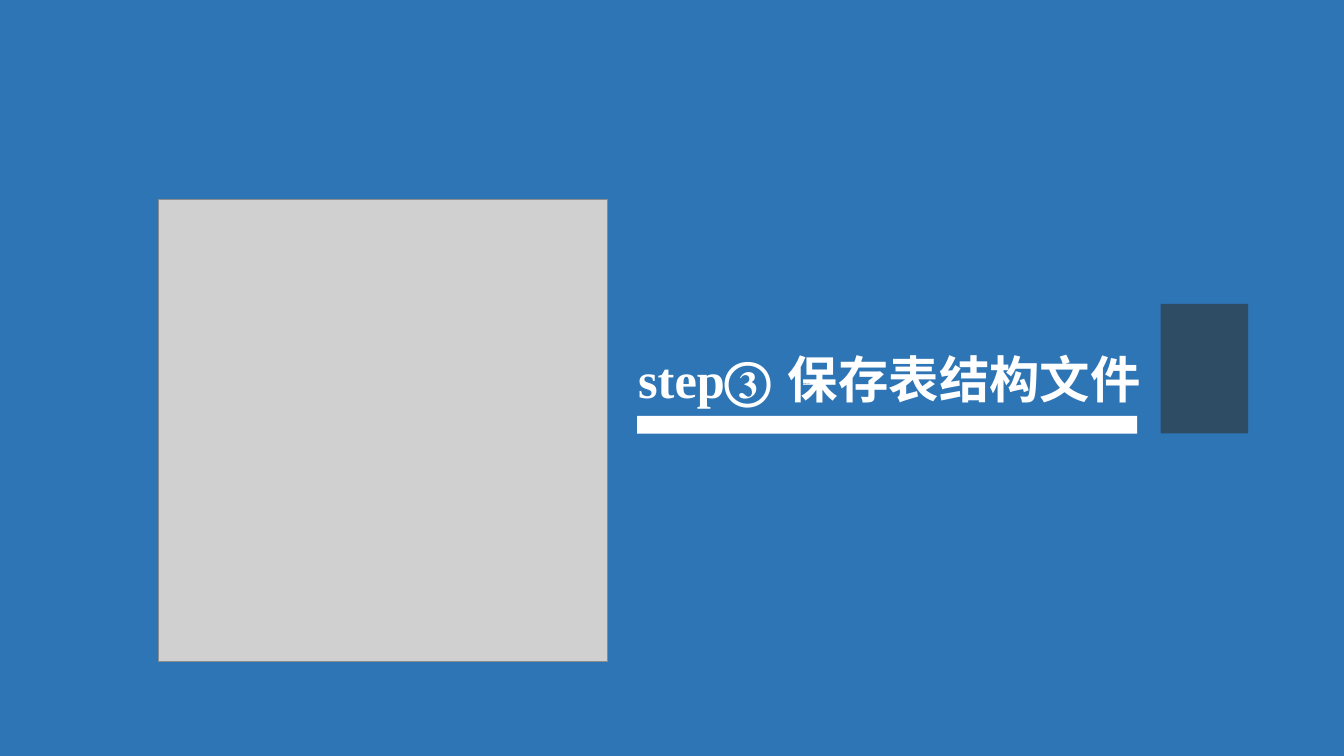
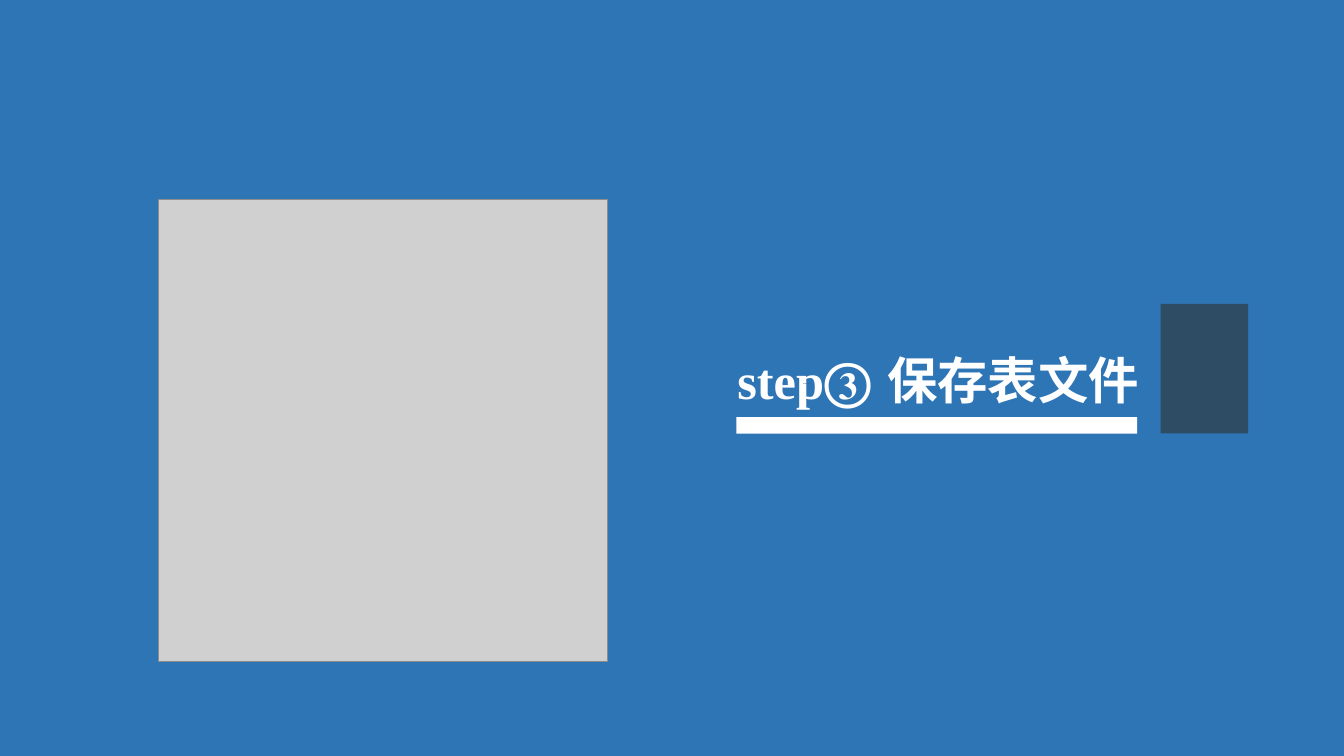
Before and after one commit to hongm32/2020design, a slide deck: slide 12 of 【第37课】数据库的构建/【第37课】数据库的构建.pptx. Drawn at 1344x756 pixels with LibreOffice and Linux fonts; fonts in the diff are those of the drawing; grey boxes stand for pictures. Boxes give left, top, right and bottom in pixels: in the first picture for what was removed or moved away, otherwise in the second. Text is boxed around its words. In the diff, an @@ line names an element or a change of style, - is before the commit and + after.

```diff
--- a/【第37课】数据库的构建/【第37课】数据库的构建.pptx
+++ b/【第37课】数据库的构建/【第37课】数据库的构建.pptx
@@ text at bbox=[887, 356, 1139, 404]: text changed @@
-step③ 保存表结构文件
+step③ 保存表文件
@@ rectangle: place and size @@
-rectangle at bbox=[637, 416, 1137, 435]
+rectangle at bbox=[737, 417, 1138, 434]
```
Also in this commit, not shown: 1 other slide changed, 2 other files.
